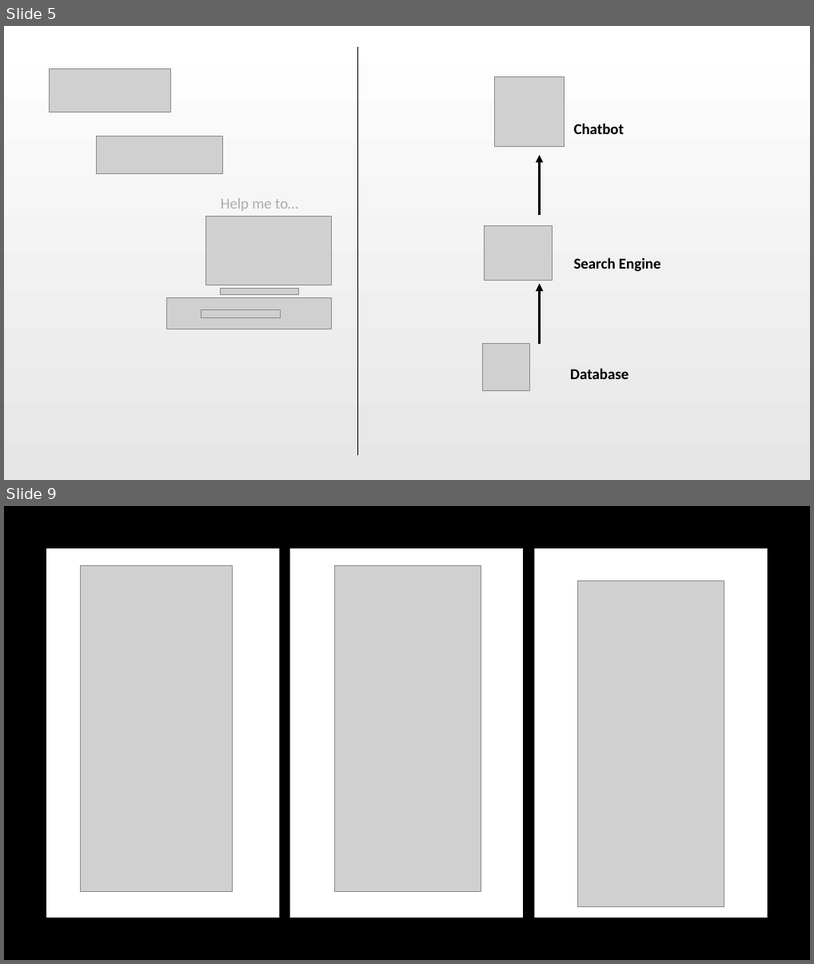
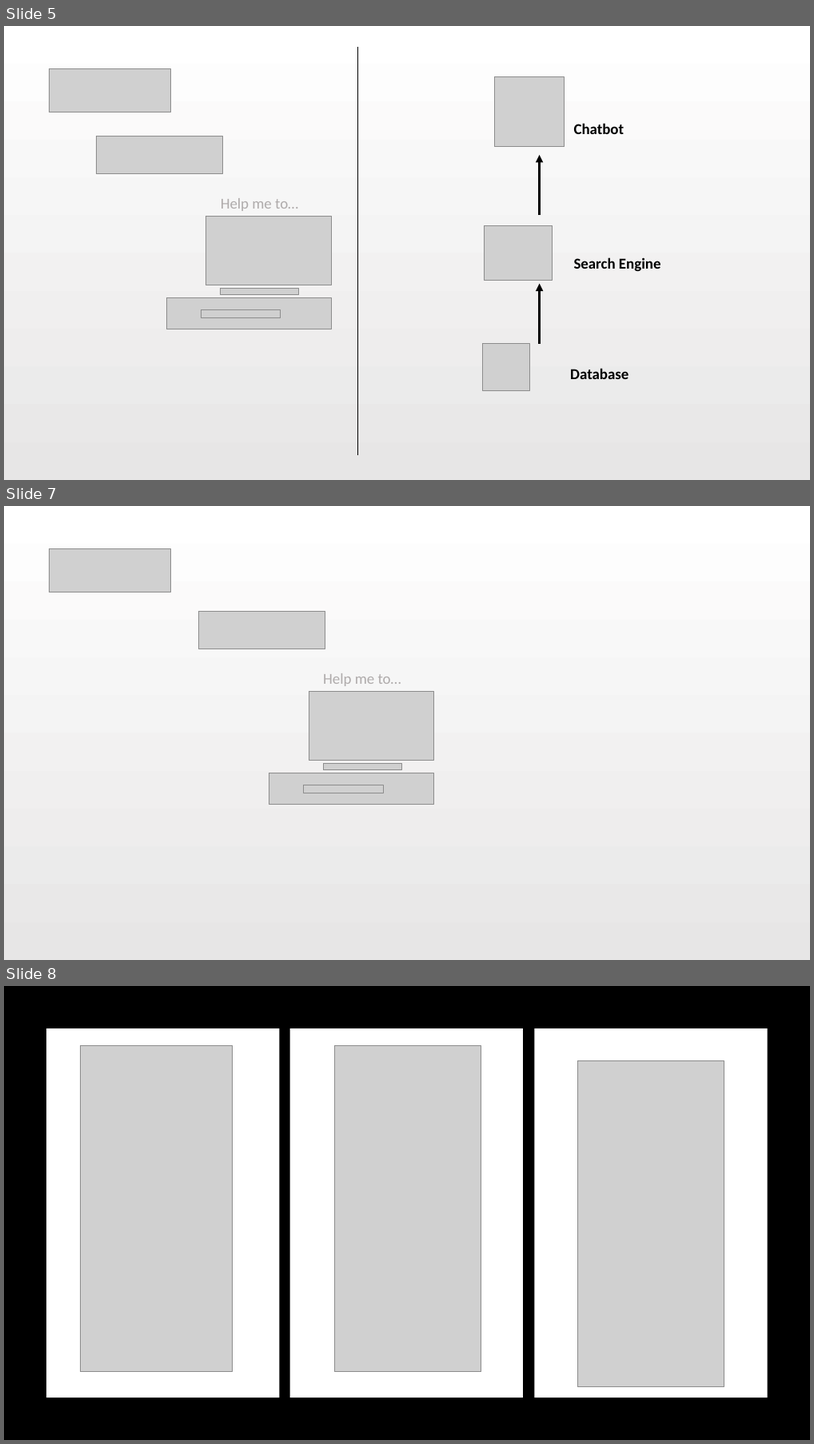
Before and after one commit to henryzt/JPMorgan-CFG19-Project-Access-Chatbot, a slide deck: presentation/03.pptx. Shown one above the other, each under a label of ours: slides 5 and 9 before the commit, slides 5, 7 and 8 after it; the slides between them are not shown. The pictures are 814x964 and 814x1444 pixels, drawn with LibreOffice and Linux fonts; fonts in the diff are those of the drawing; grey boxes stand for pictures. Boxes give left, top, right and bottom in pixels: in the first picture for what was removed or moved away, otherwise in the second. Text is boxed around its words. In the diff, an @@ line names an element or a change of style, - is before the commit and + after.

```diff
--- a/presentation/03.pptx
+++ b/presentation/03.pptx
@@ slide 7 added at [4, 506, 810, 960], background gradient #FFFFFF to #E7E6E6 @@
@@ picture added at [50, 549, 171, 592] @@
@@ picture added at [199, 612, 326, 648] @@
@@ text added at [323, 673, 402, 686], 18 pt, text #AFABAB @@
+Help me to…
@@ picture added at [309, 691, 434, 760] @@
@@ picture added at [323, 764, 402, 770] @@
@@ picture added at [270, 773, 434, 804] @@
@@ picture added at [303, 785, 383, 792] @@
@@ what was slide 9 is now slide 8 @@
```
Also in this commit, not shown: 1 slide changed, 6 other slides added, 2 slides removed, 1 other file.
